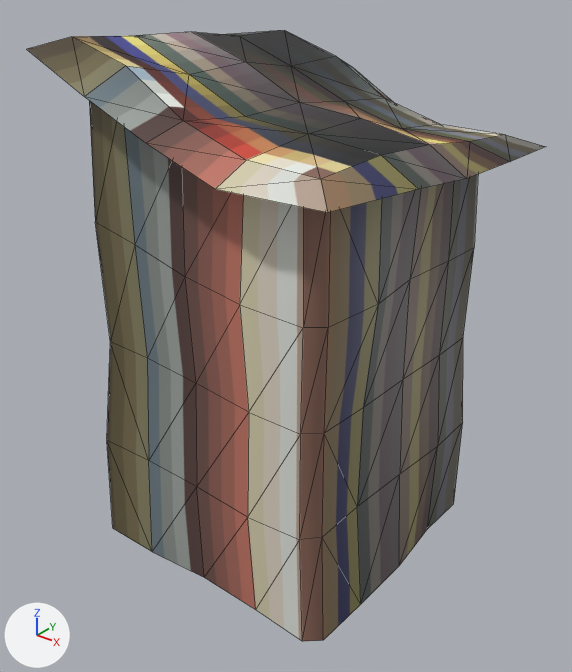
Renders of the glTF model dans_modeling_agency/assets/MSH_Building_014.glb from each side of a commit.
Before and after are seen from a 50 mm lens placed at (8.11, -10.23, 10.28), pointed at (0.08, -0.2, 4.06). Every picture has the same lights, and +X, +Y and +Z are marked at lower left. Mesh edges are drawn as thin lines. Vertices at the same position are counted once.

In view in the first picture: 'Base.006'.
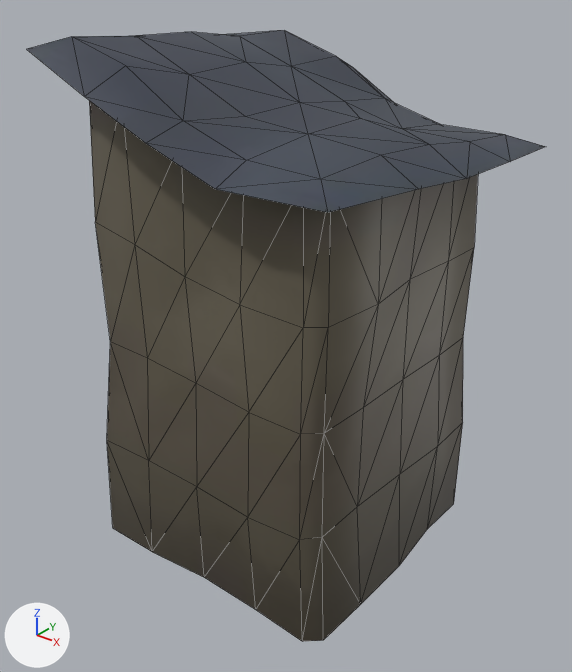
Changed parts and their boxes [x1, y1, x2, y2] in the pictures (572 x 672 px):
'Base.006', surface changed
    both: [27, 30, 545, 642]
part 1 of me_grid_007, surface changed
    both: [27, 30, 546, 642]

Edits to the bpy script that builds the scene:
```text
Add img_tx_buildings:
    img_tx_buildings = load_image('TX_Buildings', '_unpacked/TX_Buildings', 1024, 1024, 'sRGB')
Change mat_material:
    mat_material.texture: img_tx_palette -> img_tx_buildings
Change me_grid_007:
    where me_grid_007.from_pydata(...)  # 141 vertices, 224 faces; spans x -3.04..3.23, y -3.11..3.36, z 0.0..9.11
    used by ob_base_006; location = (0.0, 0.0, 0.0)
    me_grid_007 part 1: texture (UV) coordinates of 224 of 224 faces, centred in x -2.82..2.99, y -2.88..3.1, z 0.66..9.05, changed; they spanned u 0.0..1.0, v 0.0..1.0 and now span u 0.39..0.85, v 0.28..0.92
```
